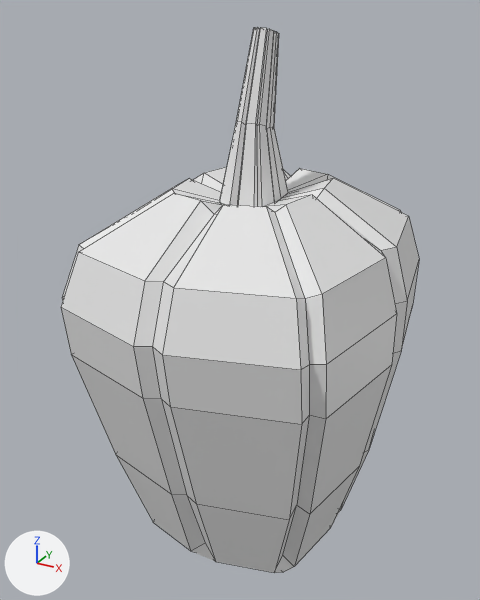
The FBX model Assets/Modelos/produtos/pimentao.fbx, before and after one commit.
One viewpoint serves both versions: a 50 mm lens placed at (2.65, -5.08, 2.82), pointed at (-0.13, -0.04, 0.3). The lights are fixed; the arrows at lower left show +X, +Y and +Z. The picture after the commit comes second. Mesh edges are drawn as thin lines.
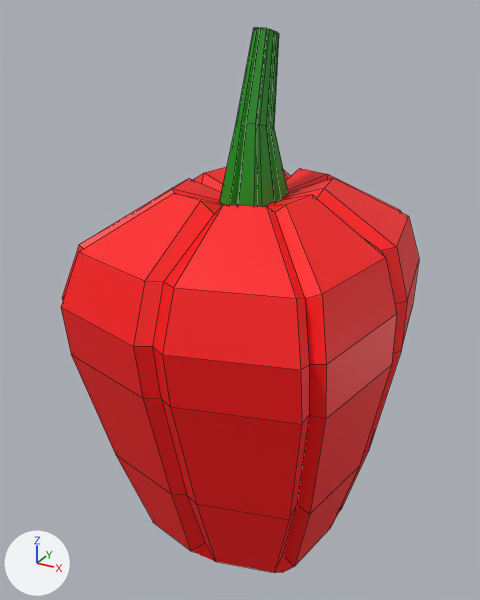
Where the change shows, as pixel boxes (x1, y1, x2, y2) in the pictures (480 x 600 px):
'Cube', recoloured (white to red): (61, 27, 419, 573) in both

The change in detail:
Picture 'pimentão vermelho.png' (img_pimentão_vermelho_png) is new.
Material 'Material.003' (mat_material_003) is new.
Its texture is img_pimentão_vermelho_png.
me_cube has 234 vertices, 236 faces and spans x -1.4..1.4, y -1.66..1.63, z -2.29..2.68.
me_cube no longer uses material mat_material (white #e7e7e7).
me_cube gains material mat_material_003 (picture img_pimentão_vermelho_png).
